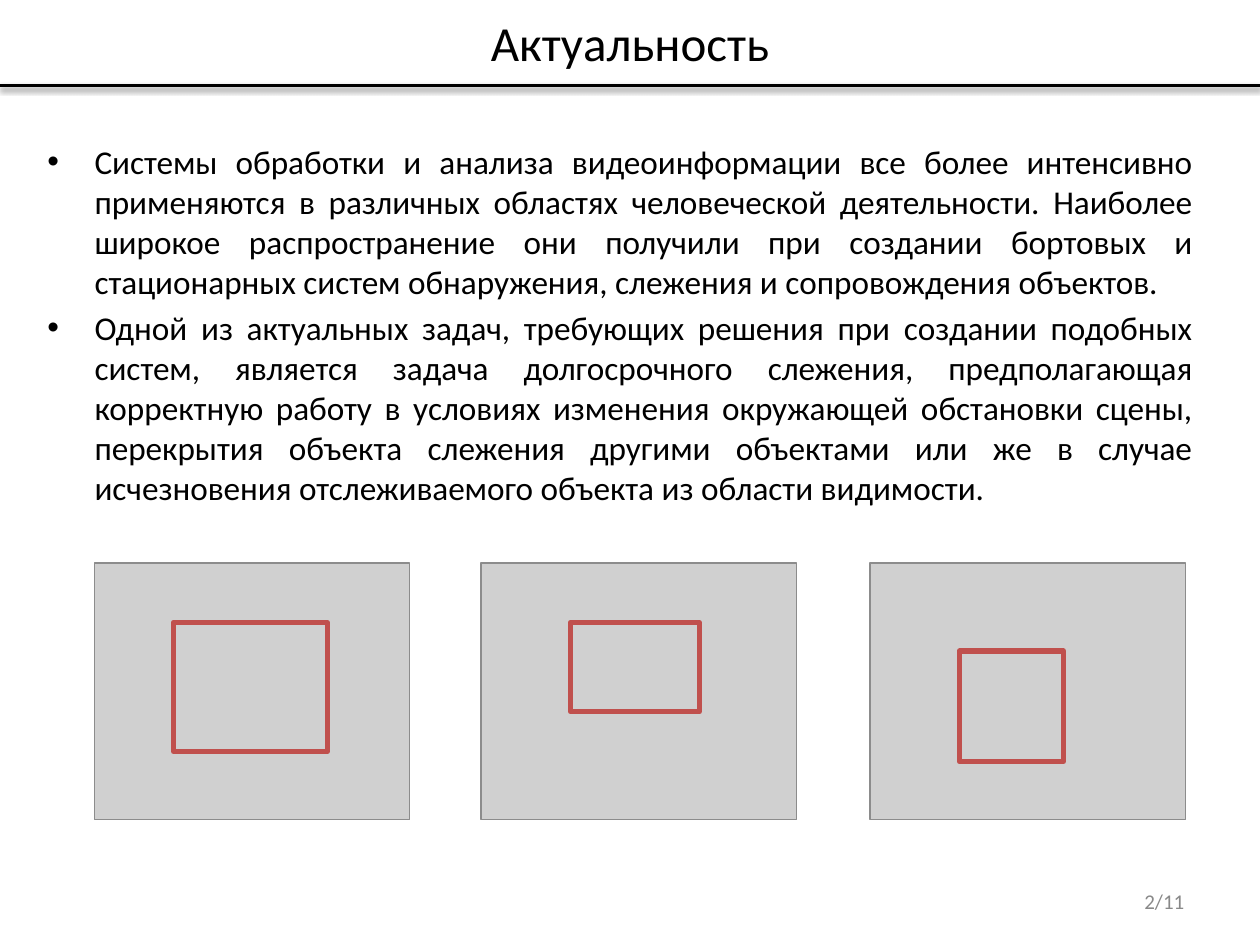
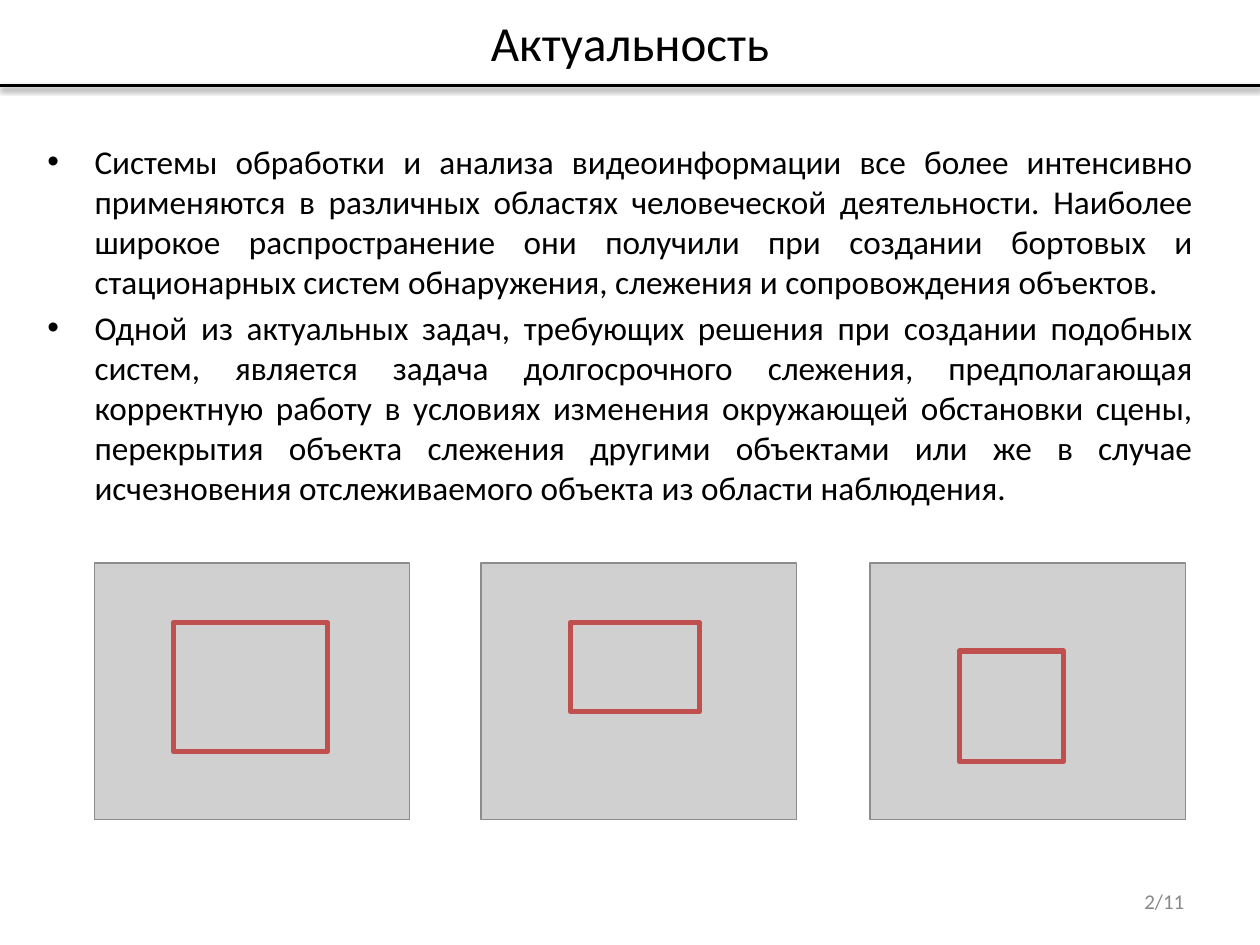
Before and after one commit to vladdimakov/cv2, a slide deck: slide 2 of ВКР/Презентация_Димаков_В.С._МП-40.pptx. Drawn at 1260x945 pixels with LibreOffice and Linux fonts; fonts in the diff are those of the drawing; grey boxes stand for pictures. Boxes give left, top, right and bottom in pixels: in the first picture for what was removed or moved away, otherwise in the second. Text is boxed around its words. In the diff, an @@ line names an element or a change of style, - is before the commit and + after.

```diff
--- a/ВКР/Презентация_Димаков_В.С._МП-40.pptx
+++ b/ВКР/Презентация_Димаков_В.С._МП-40.pptx
@@ text at (x1=95, y1=317, x2=1192, y2=506): text changed @@
-• Одной из актуальных задач, требующих решения при создании подобных систем, является задача долгосрочного слежения, предполагающая корректную работу в условиях изменения окружающей обстановки сцены, перекрытия объекта слежения другими объектами или же в случае исчезновения отслеживаемого объекта из области видимости.
+• Одной из актуальных задач, требующих решения при создании подобных систем, является задача долгосрочного слежения, предполагающая корректную работу в условиях изменения окружающей обстановки сцены, перекрытия объекта слежения другими объектами или же в случае исчезновения отслеживаемого объекта из области наблюдения.
```
Also in this commit, not shown: 5 other slides changed, 1 other file.
